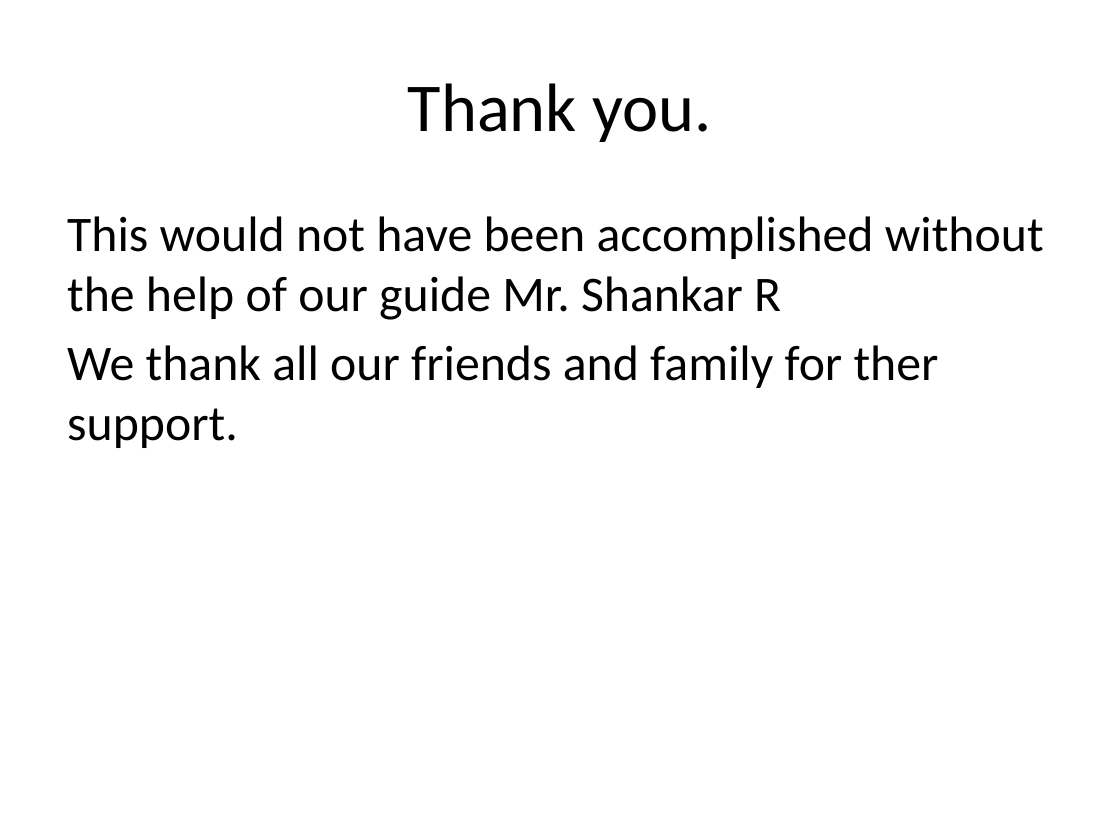
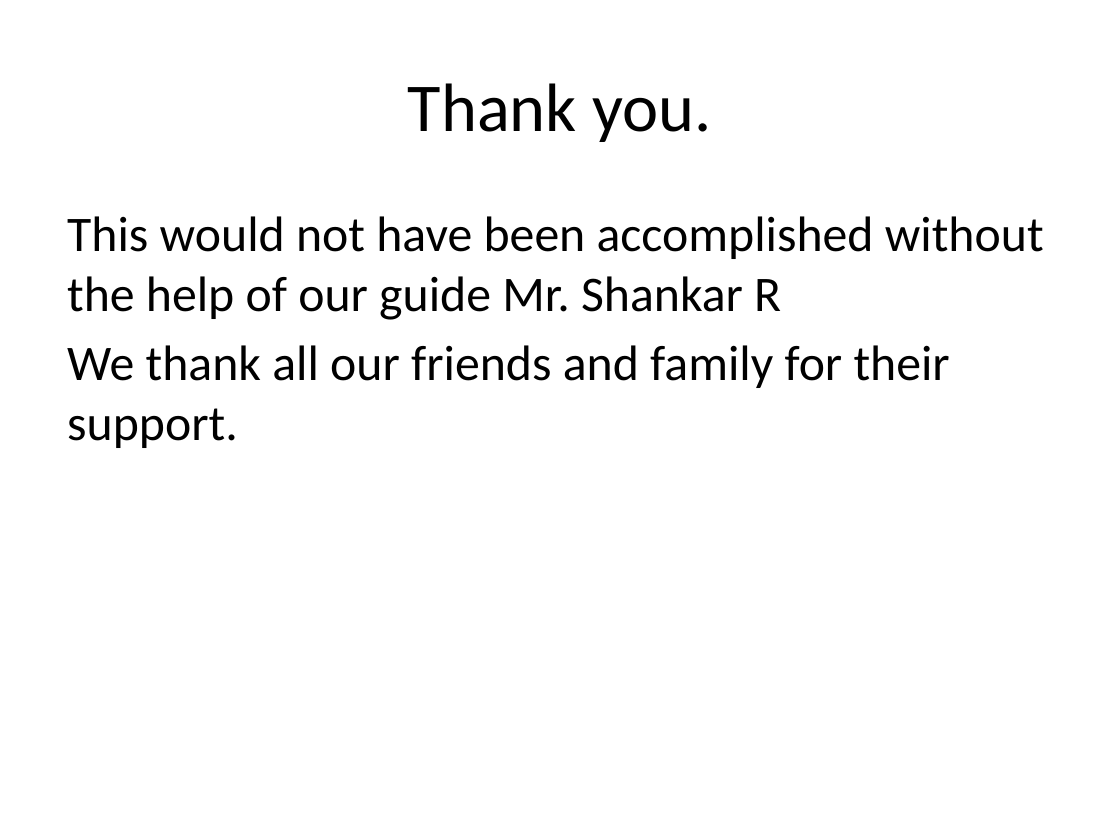
Before and after one commit to bhargav1000/CG_PBL, a slide deck: slide 9 of Client Server Simulation.pptx. Drawn at 1120x840 pixels with LibreOffice and Linux fonts; fonts in the diff are those of the drawing. Boxes give left, top, right and bottom in pixels: in the first picture for what was removed or moved away, otherwise in the second. Text is boxed around its words. In the diff, an @@ line names an element or a change of style, - is before the commit and + after.

```diff
--- a/Client Server Simulation.pptx
+++ b/Client Server Simulation.pptx
@@ text at (x1=67, y1=345, x2=950, y2=448): text changed @@
-We thank all our friends and family for ther support.
+We thank all our friends and family for their support.
```
Also in this commit, not shown: 2 other files.
